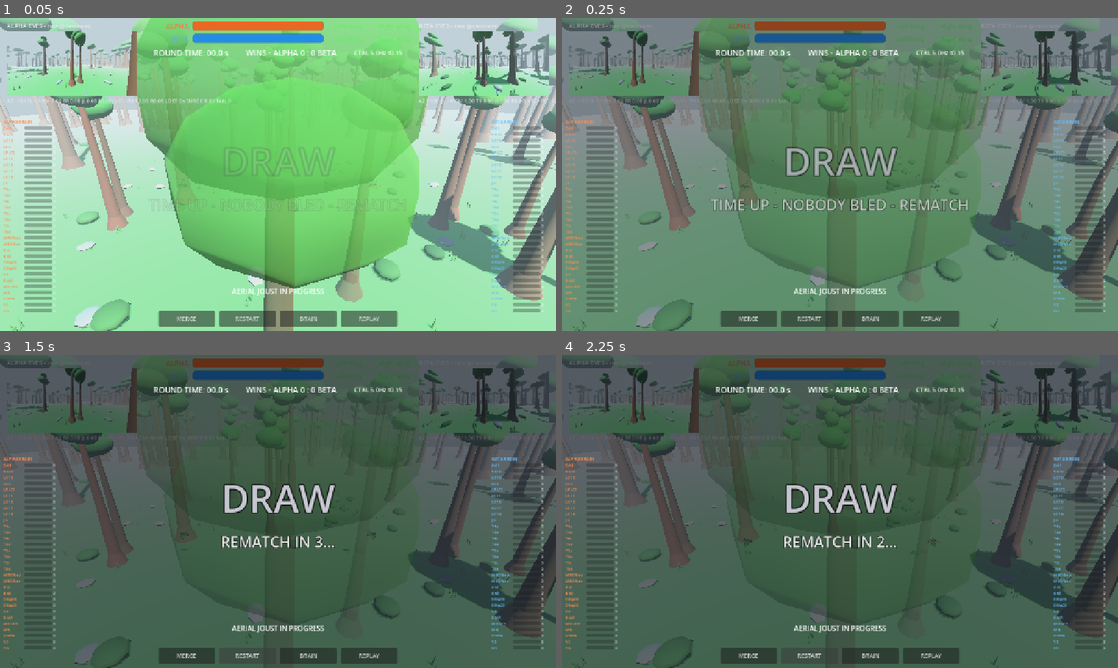
Above: before the commit, frames 1-4 (two rows, left to right).
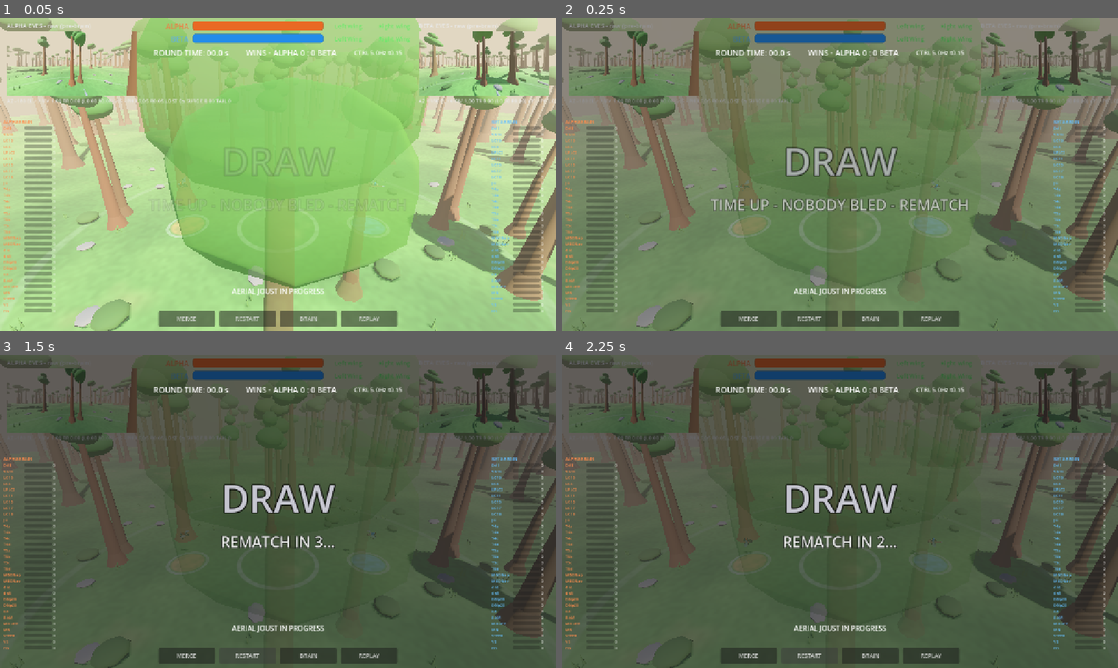
Above: after the commit, the same moments.

Repository: doku/flybrain-arena
Game: Godot game, scene res://scenes/ArenaGlade.tscn
Two runs of this game, one before a commit and one after it. Both use one fixed random seed, a clock stepped at 60 frames per second and the inputs below. This scene is started directly instead of the project's main scene.
Inputs:
- Up to frame 1 (0.05 s): no input
- Up to frame 2 (0.25 s): no input
- Up to frame 3 (1.5 s): click "RESTART" at 0.5 s; click "RESTART" at 1.25 s
- Up to frame 4 (2.25 s): click "RESTART" at 2 s

The runs differ from the first frame. In frame 1, 88% of the frame differs, in the area x 0-100%, y 0-100%; in frame 2, 20%; in frame 3, 0.2%; in frame 4, 0.2%.

Commit message:
Phase 1 beauty: painted ground + stylized sky + env glow

Diff:
--- a/arena/scenes/ArenaGlade.tscn
+++ b/arena/scenes/ArenaGlade.tscn
@@ -20,8 +20,12 @@
 ambient_light_color = Color(0.8, 0.85, 0.8, 1)
 tonemap_mode = 2
 fog_enabled = true
-fog_light_color = Color(0.7, 0.8, 0.85, 1)
-fog_density = 0.004
+fog_light_color = Color(0.92, 0.84, 0.7, 1)
+fog_density = 0.003
+glow_enabled = true
+glow_intensity = 0.4
+glow_strength = 1.15
+glow_bloom = 0.1
 
 [sub_resource type="StandardMaterial3D" id="StandardMaterial3D_grass"]
 albedo_color = Color(0.28, 0.52, 0.22, 1)
@@ -62,6 +66,8 @@
 
 [node name="DirectionalLight3D" type="DirectionalLight3D" parent="."]
 transform = Transform3D(0.866025, -0.353553, 0.353553, 0, 0.707107, 0.707107, -0.5, -0.612372, 0.612372, 0, 20, 0)
+light_color = Color(1, 0.96, 0.88, 1)
+light_energy = 1.15
 shadow_enabled = true
 
 [node name="ArenaCamera" type="Camera3D" parent="."]
--- a/arena/scripts/ArenaManager.gd
+++ b/arena/scripts/ArenaManager.gd
@@ -302,6 +302,7 @@
 const HORIZON_RING_MAX: float = 180.0
 
 func _ready() -> void:
+	_apply_beauty_pass()
 	fly_alpha.fly_id = "alpha"
 	fly_beta.fly_id = "beta"
 	fly_alpha.set_team_color(Color(1.0, 0.35, 0.1))
@@ -365,6 +366,28 @@
 		print("[Arena] Requesting free_mode (no director tournament).")
 		brain_client.request_free_mode()
 		_reset_round()
+
+func _apply_beauty_pass() -> void:
+	# Vibrant stylized look, wired at runtime: painted ground + sky
+	# shaders ride material_override / sky_material so the tscn keeps
+	# its plain materials as a fallback if a shader ever fails to load.
+	var ground_mi := get_node_or_null("Ground/GroundMesh") as MeshInstance3D
+	if ground_mi != null:
+		var gmat := ShaderMaterial.new()
+		gmat.shader = preload("res://scripts/glade_ground.gdshader")
+		ground_mi.material_override = gmat
+	var wenv := get_node_or_null("WorldEnvironment") as WorldEnvironment
+	var env: Environment = wenv.environment if wenv != null else null
+	if env != null and env.sky != null:
+		var smat := ShaderMaterial.new()
+		smat.shader = preload("res://scripts/stylized_sky.gdshader")
+		env.sky.sky_material = smat
+		env.sky.process_mode = Sky.PROCESS_MODE_REALTIME
+		# Horizon melts into the scene fog: match it automatically.
+		var fog := env.fog_light_color
+		smat.set_shader_parameter("horizon_color",
+			Vector3(fog.r, fog.g, fog.b))
+
 
 func _director() -> Node:
 	return get_node_or_null("/root/TournamentDirector")
@@ -2378,7 +2401,28 @@
 	evo_status_line.visible = true
 
 
+var _shot_path := ""
+var _shot_frames := 0
+var _shot_done := false
+
+
 func _process(delta: float) -> void:
+	# Dev screenshot hook: `--shot=C:/path/out.png` saves one viewport
+	# frame ~1 s after boot. Untouched in normal runs.
+	if not _shot_done:
+		if _shot_path == "":
+			for a in OS.get_cmdline_user_args():
+				if str(a).begins_with("--shot="):
+					_shot_path = str(a).get_slice("=", 1)
+					_shot_frames = 0
+					break
+		if _shot_path != "":
+			_shot_frames += 1
+			if _shot_frames >= 500:
+				var img := get_viewport().get_texture().get_image()
+				var err := img.save_png(_shot_path)
+				print("[Arena] Screenshot -> %s (err=%s)" % [_shot_path, str(err)])
+				_shot_done = true
 	_evo_watcher_tick(delta)
 	# Evo spinner animation while the phase panel is up.
 	if is_instance_valid(evo_panel) and evo_panel.visible:
--- /dev/null
+++ b/arena/scripts/glade_ground.gdshader
@@ -0,0 +1,84 @@
+shader_type spatial;
+
+// Painted stylized glade floor: dithered grass tones, mown arena
+// markings (center joust ring, team spawn pads, soft outer ring),
+// distance melt into fog. Mobile-safe: no textures, 3-octave value
+// noise, hash dither for the RGB10A2 banding.
+
+uniform vec3 grass_light : source_color = vec3(0.32, 0.58, 0.22);
+uniform vec3 grass_dark : source_color = vec3(0.18, 0.40, 0.15);
+uniform vec3 grass_dry : source_color = vec3(0.52, 0.55, 0.28);
+uniform vec3 paint_white : source_color = vec3(0.92, 0.93, 0.86);
+uniform vec3 team_alpha : source_color = vec3(1.0, 0.55, 0.30);
+uniform vec3 team_beta : source_color = vec3(0.4, 0.75, 1.0);
+uniform vec2 pad_a = vec2(-14.0, 0.0);
+uniform vec2 pad_b = vec2(14.0, 0.0);
+uniform float roughness_hi : hint_range(0.0, 1.0) = 0.92;
+
+varying vec2 world_xz;
+
+void vertex() {
+	world_xz = (MODEL_MATRIX * vec4(VERTEX, 1.0)).xz;
+}
+
+float hash12(vec2 p) {
+	vec3 p3 = fract(vec3(p.xyx) * 0.1031);
+	p3 += dot(p3, p3.yzx + 33.33);
+	return fract((p3.x + p3.y) * p3.z);
+}
+
+float vnoise(vec2 p) {
+	vec2 i = floor(p);
+	vec2 f = fract(p);
+	vec2 u = f * f * (3.0 - 2.0 * f);
+	float a = hash12(i);
+	float b = hash12(i + vec2(1.0, 0.0));
+	float c = hash12(i + vec2(0.0, 1.0));
+	float d = hash12(i + vec2(1.0, 1.0));
+	return mix(mix(a, b, u.x), mix(c, d, u.x), u.y);
+}
+
+float fbm(vec2 p) {
+	float v = 0.0;
+	float amp = 0.5;
+	for (int i = 0; i < 3; i++) {
+		v += amp * vnoise(p);
+		p = p * 2.03 + vec2(17.3, 9.1);
+		amp *= 0.5;
+	}
+	return v;
+}
+
+float ring(float d, float r, float w) {
+	return 1.0 - smoothstep(w * 0.5, w, abs(d - r));
+}
+
+void fragment() {
+	// Patchwork: large meadow blobs + fine blade speckle + dry sunny spots.
+	float meadow = fbm(world_xz * 0.055);
+	float speckle = vnoise(world_xz * 1.7);
+	float dry = smoothstep(0.62, 0.78, fbm(world_xz * 0.11 + 4.7));
+	vec3 col = mix(grass_dark, grass_light, smoothstep(0.25, 0.75, meadow));
+	col = mix(col, grass_dry, dry * 0.55);
+	col *= 0.92 + 0.16 * speckle;
+
+	float dist_c = length(world_xz);
+	// Mown center: slightly lighter disc where the joust opens.
+	col = mix(col, col * 1.07 + vec3(0.01), 1.0 - smoothstep(7.0, 12.0, dist_c));
+	// Painted markings, worn (noise-eroded edges).
+	float wear = 0.55 + 0.45 * speckle;
+	col = mix(col, paint_white, ring(dist_c, 6.0, 0.45) * 0.38 * wear);
+	float pa = 1.0 - smoothstep(2.2, 2.7, length(world_xz - pad_a));
+	float pb = 1.0 - smoothstep(2.2, 2.7, length(world_xz - pad_b));
+	col = mix(col, team_alpha, pa * 0.50 * wear);
+	col = mix(col, team_beta, pb * 0.50 * wear);
+	col = mix(col, paint_white,
+		(ring(length(world_xz - pad_a), 2.9, 0.3)
+		+ ring(length(world_xz - pad_b), 2.9, 0.3)) * 0.35 * wear);
+	col = mix(col, paint_white * 0.9, ring(dist_c, 30.0, 0.8) * 0.16 * wear);
+
+	// Dither against banding, then standard PBR out.
+	col += (hash12(world_xz * 61.7) - 0.5) * (3.0 / 1024.0);
+	ALBEDO = col;
+	ROUGHNESS = roughness_hi;
+}
--- /dev/null
+++ b/arena/scripts/stylized_sky.gdshader
@@ -0,0 +1,81 @@
+shader_type sky;
+
+// Vibrant stylized sky: warm horizon, saturated zenith, soft sun disc
+// locked to the scene DirectionalLight, slow painted cloud band.
+// Animation lives in the cubemap pass only; the visible pass reads the
+// radiance cache, so TIME-driven clouds don't multiply shader cost.
+
+uniform vec3 zenith_color : source_color = vec3(0.20, 0.46, 0.86);
+uniform vec3 mid_color : source_color = vec3(0.45, 0.68, 0.92);
+uniform vec3 horizon_color : source_color = vec3(0.98, 0.83, 0.62);
+uniform vec3 ground_haze : source_color = vec3(0.55, 0.62, 0.55);
+uniform vec3 cloud_tint : source_color = vec3(1.0, 0.97, 0.94);
+uniform vec3 cloud_shade : source_color = vec3(0.72, 0.80, 0.90);
+uniform float cloud_coverage : hint_range(0.0, 1.0) = 0.55;
+uniform float cloud_speed = 0.008;
+
+float hash12(vec2 p) {
+	vec3 p3 = fract(vec3(p.xyx) * 0.1031);
+	p3 += dot(p3, p3.yzx + 33.33);
+	return fract((p3.x + p3.y) * p3.z);
+}
+
+float vnoise(vec2 p) {
+	vec2 i = floor(p);
+	vec2 f = fract(p);
+	vec2 u = f * f * (3.0 - 2.0 * f);
+	float a = hash12(i);
+	float b = hash12(i + vec2(1.0, 0.0));
+	float c = hash12(i + vec2(0.0, 1.0));
+	float d = hash12(i + vec2(1.0, 1.0));
+	return mix(mix(a, b, u.x), mix(c, d, u.x), u.y);
+}
+
+float fbm(vec2 p) {
+	float v = 0.0;
+	float amp = 0.5;
+	for (int i = 0; i < 4; i++) {
+		v += amp * vnoise(p);
+		p = p * 2.11 + vec2(13.7, 7.3);
+		amp *= 0.5;
+	}
+	return v;
+}
+
+vec3 sky_color(vec3 dir) {
+	float h = clamp(dir.y, -1.0, 1.0);
+	vec3 col;
+	if (h >= 0.0) {
+		vec3 low = mix(mid_color, horizon_color, pow(1.0 - h, 3.0));
+		col = mix(low, zenith_color, smoothstep(0.15, 0.85, h));
+	} else {
+		col = mix(mid_color * 0.9, ground_haze, smoothstep(0.0, -0.4, h));
+	}
+	if (h > 0.01) {
+		// Painted cloud band: dome-projected FBM drifting with TIME.
+		vec2 cuv = dir.xz / (dir.y + 0.18);
+		float t = TIME * cloud_speed;
+		float cl = fbm(cuv * 1.4 + vec2(t, t * 0.35));
+		cl = smoothstep(1.0 - cloud_coverage - 0.25, 1.0 - cloud_coverage + 0.35, cl);
+		cl *= smoothstep(0.01, 0.25, h);
+		float shade = fbm(cuv * 2.6 - vec2(t * 1.7, 0.0));
+		col = mix(col, mix(cloud_shade, cloud_tint, shade), cl * 0.85);
+	}
+	if (LIGHT0_ENABLED) {
+		float sun_d = dot(dir, -LIGHT0_DIRECTION);
+		float disc = smoothstep(0.9992, 0.9997, sun_d);
+		float glow = pow(clamp(sun_d, 0.0, 1.0), 24.0) * 0.35;
+		col += LIGHT0_COLOR * (disc * 2.2 + glow) * LIGHT0_ENERGY * step(0.0, h);
+	}
+	// Dither against RGB10A2 banding.
+	col += (hash12(dir.xy * 541.3 + vec2(fract(TIME) * 7.0, 0.0)) - 0.5) * (3.0 / 1024.0);
+	return col;
+}
+
+void sky() {
+	if (AT_CUBEMAP_PASS) {
+		COLOR = sky_color(EYEDIR);
+	} else {
+		COLOR = texture(RADIANCE, EYEDIR).rgb;
+	}
+}
